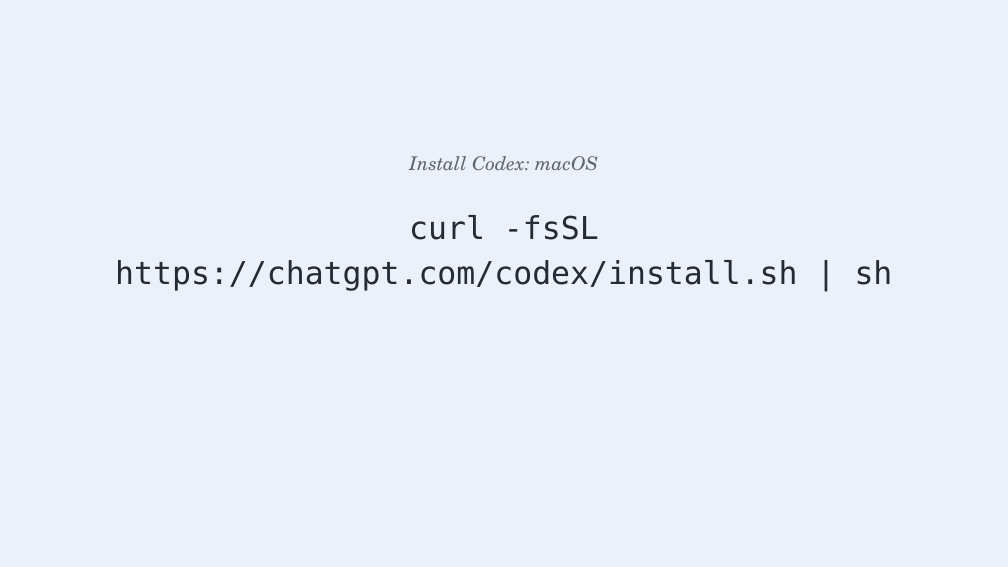
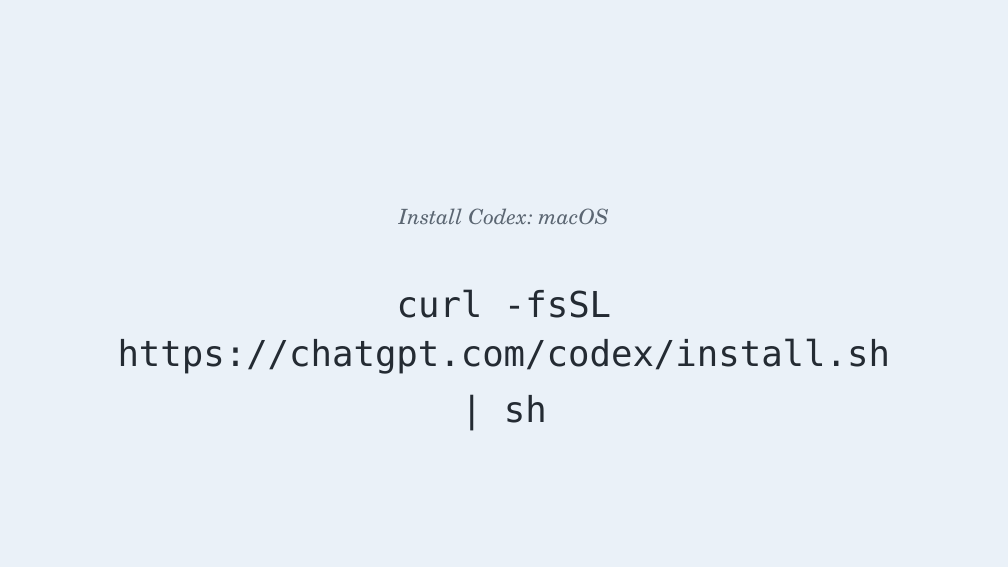
Before and after one commit to benjiesotelo-sudo/Telos_FIN1209, a slide deck: slide 5 of special-lecture/FIN1209-Special-Lecture-1-Setup.pptx. Drawn at 1008x567 pixels with LibreOffice and Linux fonts; fonts in the diff are those of the drawing. Boxes give left, top, right and bottom in pixels: in the first picture for what was removed or moved away, otherwise in the second. Text is boxed around its words. In the diff, an @@ line names an element or a change of style, - is before the commit and + after.

```diff
--- a/special-lecture/FIN1209-Special-Lecture-1-Setup.pptx
+++ b/special-lecture/FIN1209-Special-Lecture-1-Setup.pptx
@@ text "Install Codex: macOS": place and size @@
-text "Install Codex: macOS" at bbox=[409, 156, 598, 170]
+text "Install Codex: macOS" at bbox=[399, 208, 608, 224]
@@ text "Install Codex: macOS" at bbox=[399, 208, 608, 224]: size 18 to 20 pt @@
@@ text at bbox=[118, 289, 890, 423]: text changed; size 30 to 34 pt @@
-curl -fsSL https://chatgpt.com/codex/install.sh | sh
+curl -fsSL https://chatgpt.com/codex/install.sh
+| sh
```
Also in this commit, not shown: 10 other slides changed, 1 slide added, 1 slide removed, 10 other files.
